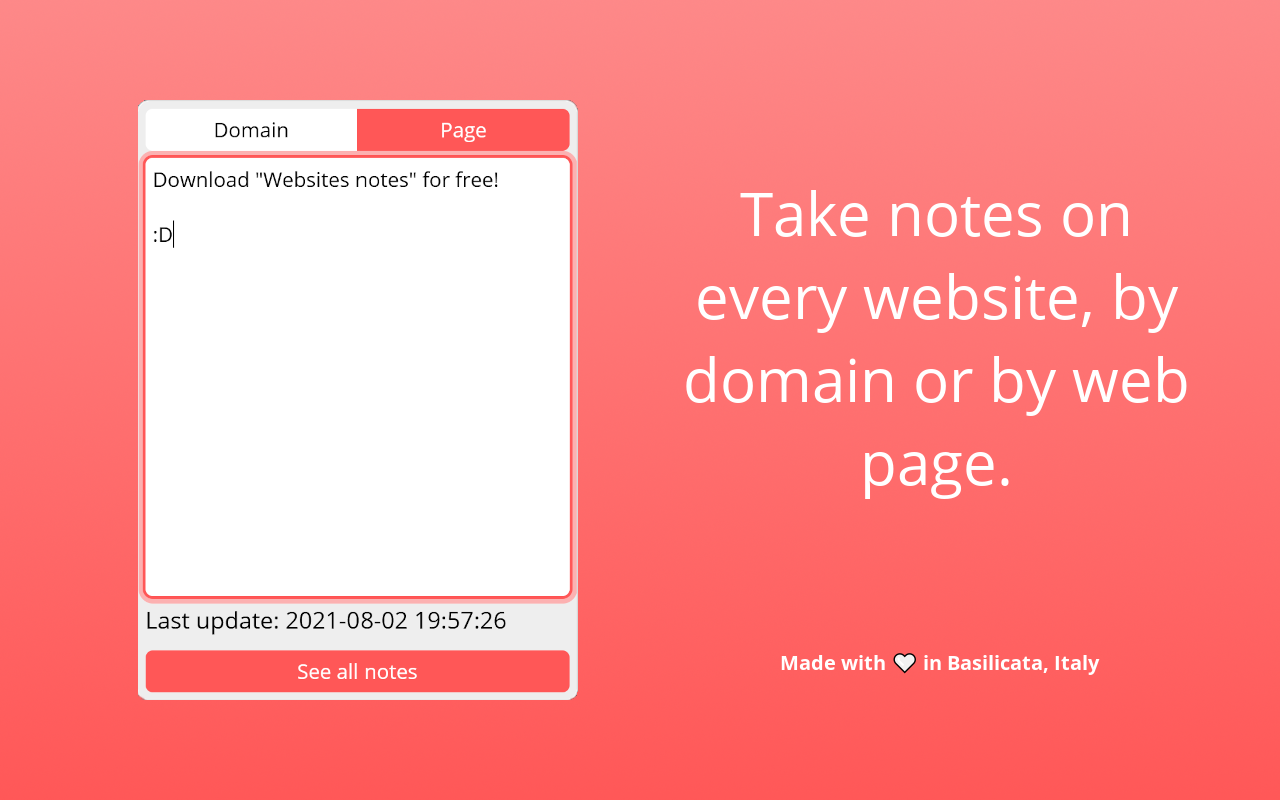
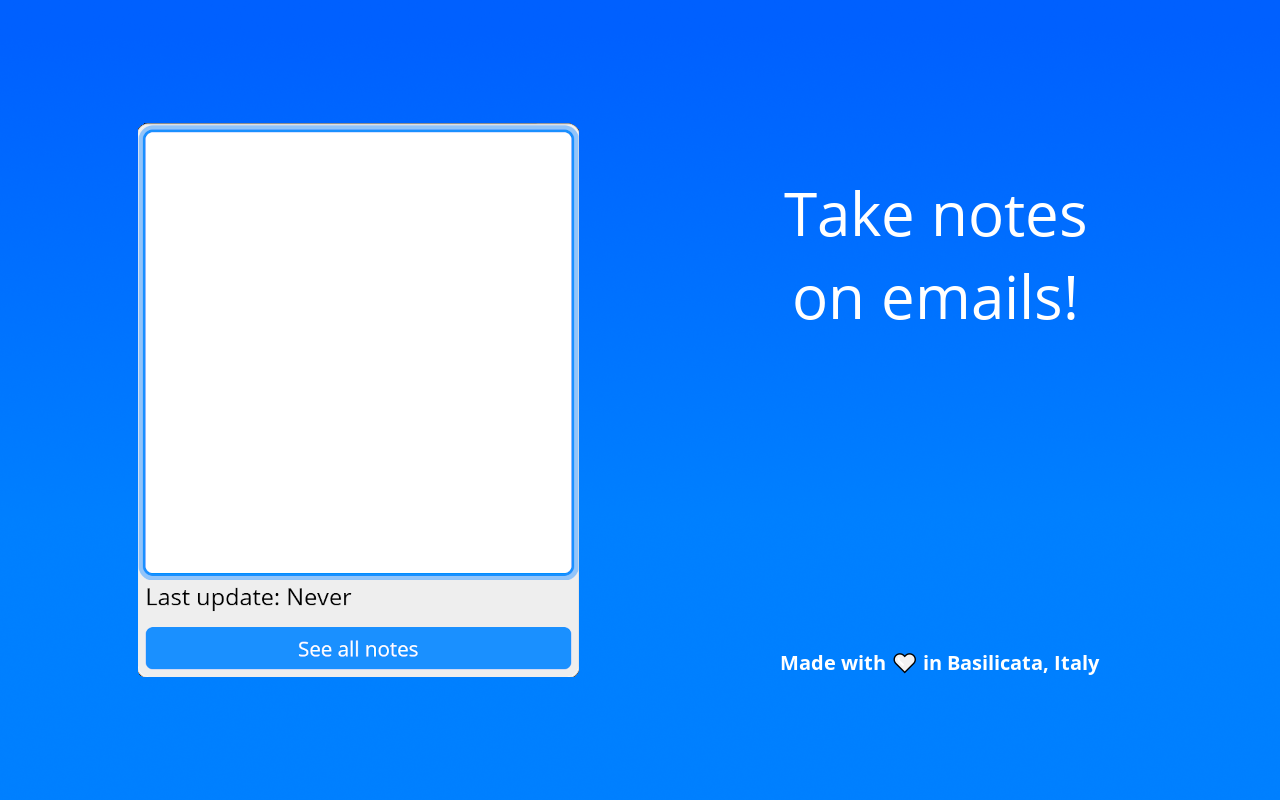
Two versions of the same layered image (1280x800). Layer-by-layer changes:
painted on "Text" over [left=686, top=190, right=1187, bottom=499]
renamed "Pasted Layer" to "Pasted Layer #1", painted on it over [left=138, top=100, right=579, bottom=700]
painted on "Background" over [left=0, top=0, right=1280, bottom=800]
